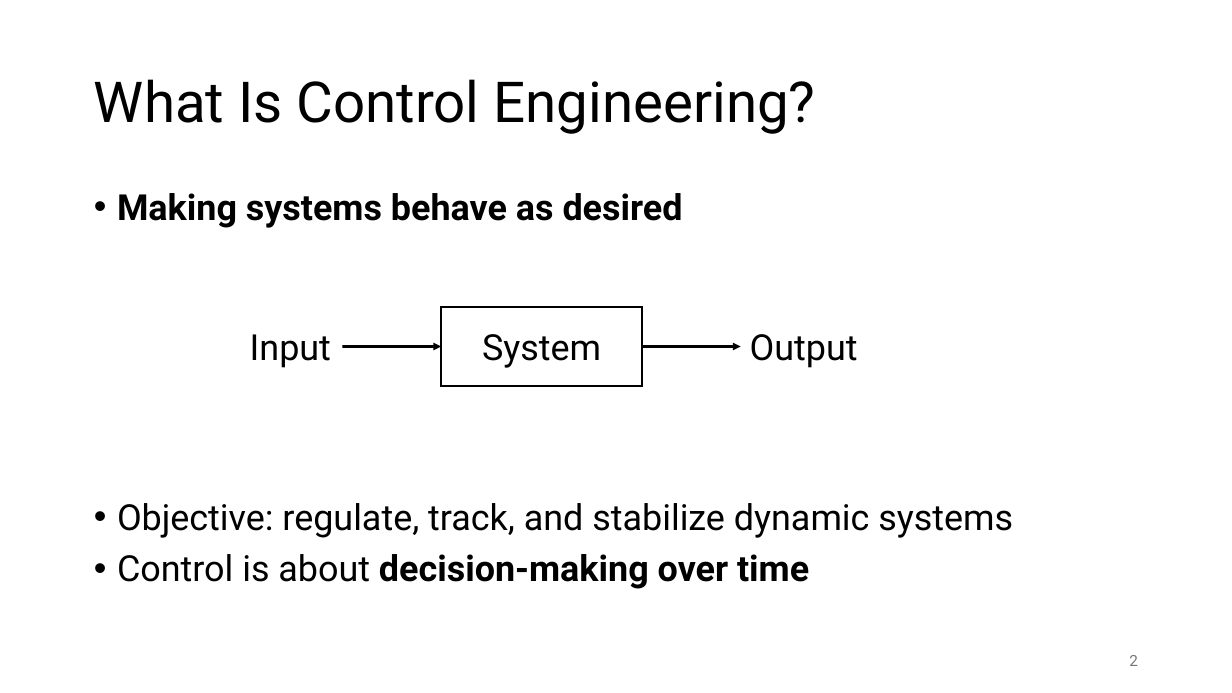
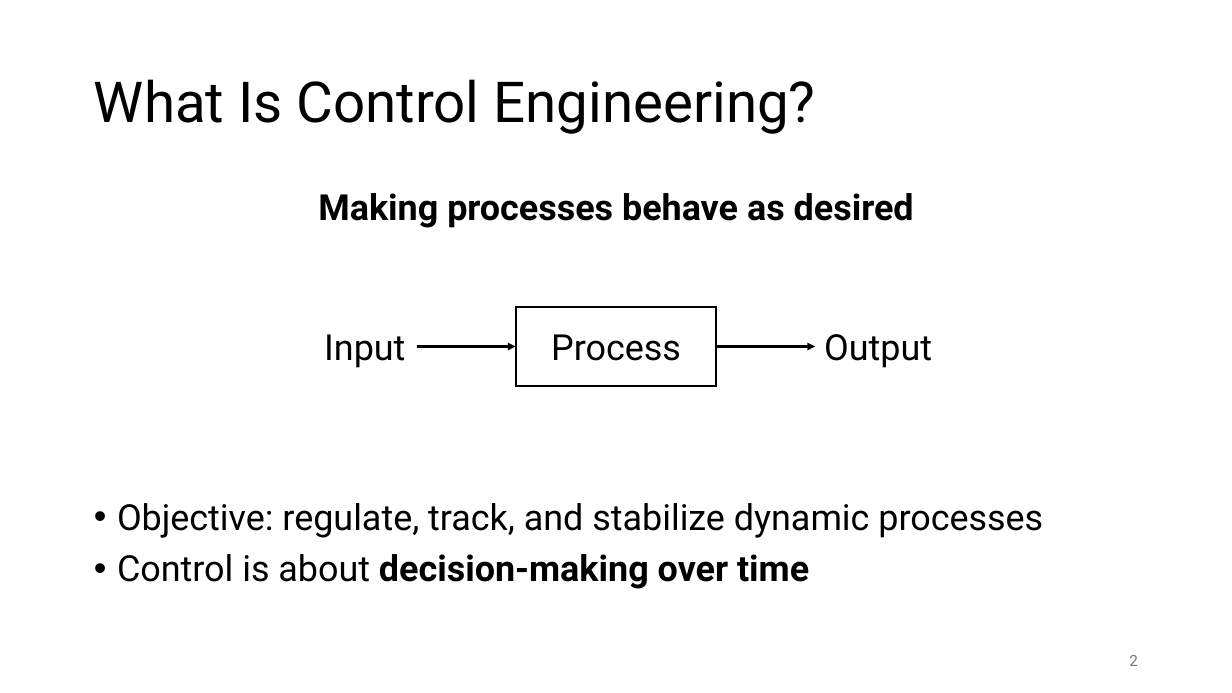
Before and after one commit to FelixWick/control_engineering, a slide deck: slide 2 of slides/0_intro.pptx. Drawn at 1232x693 pixels with LibreOffice and Linux fonts; fonts in the diff are those of the drawing. Boxes give left, top, right and bottom in pixels: in the first picture for what was removed or moved away, otherwise in the second. Text is boxed around its words. In the diff, an @@ line names an element or a change of style, - is before the commit and + after.

Commit message:
some systems slides

```diff
--- a/slides/0_intro.pptx
+++ b/slides/0_intro.pptx
@@ text at [117, 193, 1043, 538]: text changed @@
-• Making systems behave as desired
-• Objective: regulate, track, and stabilize dynamic systems
+Making processes behave as desired
+• Objective: regulate, track, and stabilize dynamic processes
@@ 2 texts, 2 arrows, 1 rectangle: place and size @@
-2 texts, 2 arrows, 1 rectangle at [250, 307, 858, 385]
+2 texts, 2 arrows, 1 rectangle at [324, 307, 932, 385]
@@ text in rectangle at [551, 334, 681, 361]: text changed @@
-System
+Process
```
Also in this commit, not shown: 5 other slides changed, 1 slide added, 1 slide removed, 8 other files.
